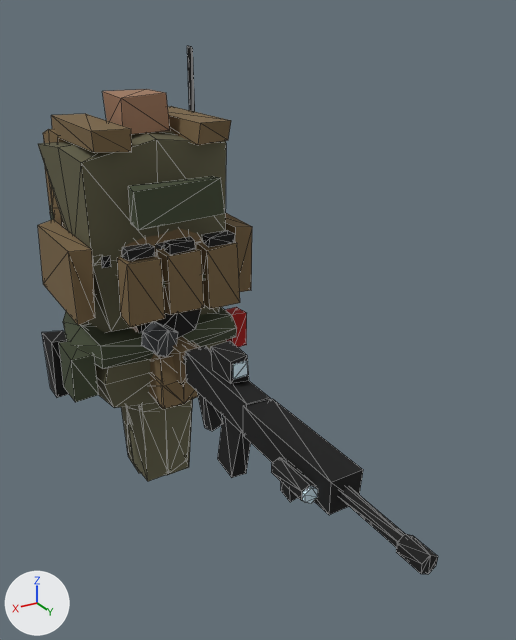
Renders of the Blender file art/src/soldier.blend from each side of a commit.
One viewpoint serves both versions: a camera (50 mm lens) standing at (0.595, 1.499, 0.694) and looking at (-0.066, 0.396, 0.143). Lighting does not change. The marker at lower left points along +X, +Y and +Z. The picture after the commit comes second. Mesh edges are drawn as thin lines.

The scene before the commit, as lines of its bpy script (objects in view):
```python
me_body_chest = bpy.data.meshes.new('Body_Chest')
me_body_chest.from_pydata(...)  # 34 vertices, 60 faces; spans x -0.191..0.19, y -0.118..0.122, z -0.006..0.54
# faces by material slot: [48, 12]
me_body_chest.materials.append(mat_camo)  # dark yellow #615e46
me_body_chest.materials.append(mat_skin)  # brown #9f795e
me_body_thigh_r = bpy.data.meshes.new('Body_Thigh_R')
me_body_thigh_r.from_pydata(...)  # 26 vertices, 48 faces; spans x -0.08..0.081, y -0.083..0.079, z -0.425..0.033
me_body_thigh_r.materials.append(mat_camo)  # dark yellow #615e46
me_gear_carrier = bpy.data.meshes.new('Gear_Carrier')
me_gear_carrier.from_pydata(...)  # 156 vertices, 252 faces; spans x -0.217..0.213, y -0.167..0.213, z 0.085..0.623
# faces by material slot: [180, 48, 24]
me_gear_carrier.materials.append(mat_coyote)  # brown #796343
me_gear_carrier.materials.append(mat_black)  # black #0d0d0d
me_gear_carrier.materials.append(mat_ranger)  # dark green #404832
ob_body_chest = bpy.data.objects.new('Body_Chest', me_body_chest)
ob_body_chest.location = (0.0, 0.0, 0.0)
ob_body_thigh_r = bpy.data.objects.new('Body_Thigh_R', me_body_thigh_r)
ob_body_thigh_r.location = (0.0, 0.0, 0.0)
ob_gear_carrier = bpy.data.objects.new('Gear_Carrier', me_gear_carrier)
ob_gear_carrier.location = (0.0, 0.0, 0.0)
# also in view: 'Gear_GasMask' at (0.002, 0.121, 0.075); 'Body_Pelvis' at (-0.001, 0.007, -0.068); 'Body_Boot_R' at (-0.001, 0.046, -0.07); 'Gear_Rifle' at (0.013, 0.481, -0.041); 'Gear_Belt' at (0.007, -0.021, -0.061)
```
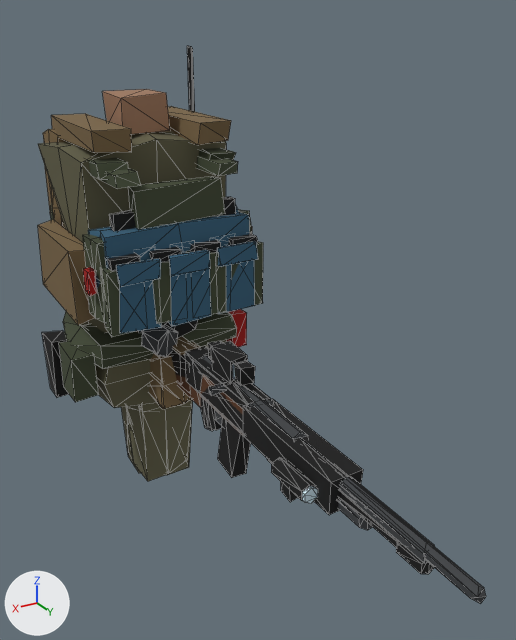
The change in detail:
Material 'woven' (mat_woven) is new.
Its base color is (0.0358, 0.119, 0.199) (dark blue #35617b).
Its roughness is 0.9.
Material 'tan' (mat_tan) is new.
Its base color is (0.325, 0.237, 0.119) (brown #9a8661).
Its roughness is 0.9.
Material 'wood' (mat_wood) is new.
Its base color is (0.106, 0.0358, 0.00942) (brown #5c3518).
Its roughness is 0.9.
Mesh me_gear_rigchest is new.
It has 122 vertices, 192 faces and spans x -0.184..0.182, y -0.165..0.236, z 0.06..0.426.
Faces by material slot: [144, 48].
It uses material mat_ranger (dark green #404832).
It uses material mat_black (black #0d0d0d).
Mesh me_gear_rigmarket is new.
It has 138 vertices, 216 faces and spans x -0.179..0.198, y -0.144..0.243, z 0.085..0.414.
Faces by material slot: [120, 48, 24, 12, 12].
It uses material mat_woven (dark blue #35617b).
It uses material mat_ranger (dark green #404832).
It uses material mat_black (black #0d0d0d).
It uses material mat_tan (brown #9a8661).
It uses material mat_red (red #a70d07).
Mesh me_gear_shotgun is new.
It has 56 vertices, 88 faces and spans x -0.026..0.025, y -0.005..0.963, z -0.112..0.035.
Faces by material slot: [36, 52].
It uses material mat_black (black #0d0d0d).
It uses material mat_metal (dark grey #3d4043).
Mesh me_gear_boltrifle is new.
It has 64 vertices, 100 faces and spans x -0.026..0.056, y -0.014..1.053, z -0.081..0.088.
Faces by material slot: [24, 64, 12].
It uses material mat_wood (brown #5c3518).
It uses material mat_metal (dark grey #3d4043).
It uses material mat_black (black #0d0d0d).
Object 'Gear_RigChest' (ob_gear_rigchest) is new; it shows me_gear_rigchest.
Its location is (0.0, 0.0, 0.0).
Object 'Gear_RigMarket' (ob_gear_rigmarket) is new; it shows me_gear_rigmarket.
Its location is (0.0, 0.0, 0.0).
Object 'Gear_Shotgun' (ob_gear_shotgun) is new; it shows me_gear_shotgun.
Its location is (0.0, 0.0, 0.0).
Object 'Gear_BoltRifle' (ob_gear_boltrifle) is new; it shows me_gear_boltrifle.
Its location is (0.0, 0.0, 0.0).

What differs and where, as boxes (x1, y1, x2, y2) in the pictures (516 x 640 px):
'Gear_RigMarket', added: after (83, 156, 258, 333)
    faces in mat_woven (dark blue #35617b): (88, 205, 258, 333)
    faces in mat_ranger (dark green #404832): (101, 156, 238, 189)
    faces in mat_black (black #0d0d0d): (109, 197, 236, 232)
    faces in mat_red (red #a70d07): (83, 267, 97, 296)
'Gear_RigChest', added: after (83, 148, 263, 337)
    faces in mat_ranger (dark green #404832): (83, 148, 263, 337)
    faces in mat_black (black #0d0d0d): (107, 233, 258, 271)
'Gear_BoltRifle', added: after (176, 341, 486, 604)
    faces in mat_metal (dark grey #3d4043): (202, 355, 486, 604)
    faces in mat_wood (brown #5c3518): (176, 374, 267, 458)
    faces in mat_black (black #0d0d0d): (208, 341, 255, 386)
'Gear_Shotgun', added: after (170, 348, 435, 563)
    faces in mat_metal (dark grey #3d4043): (247, 399, 435, 563)
    faces in mat_black (black #0d0d0d): (170, 348, 272, 464)
